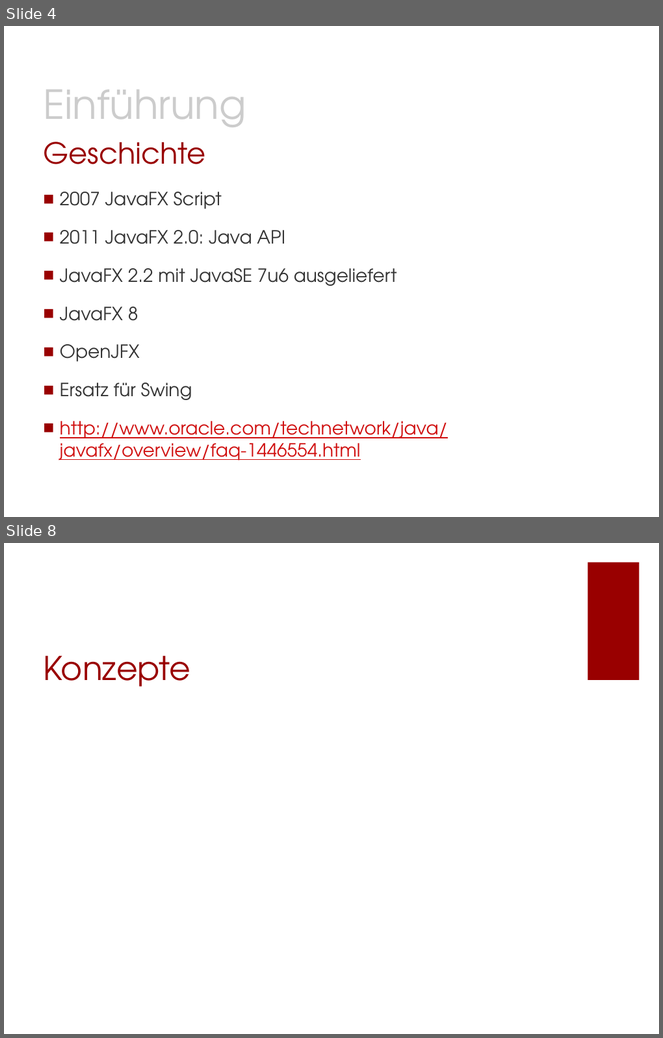
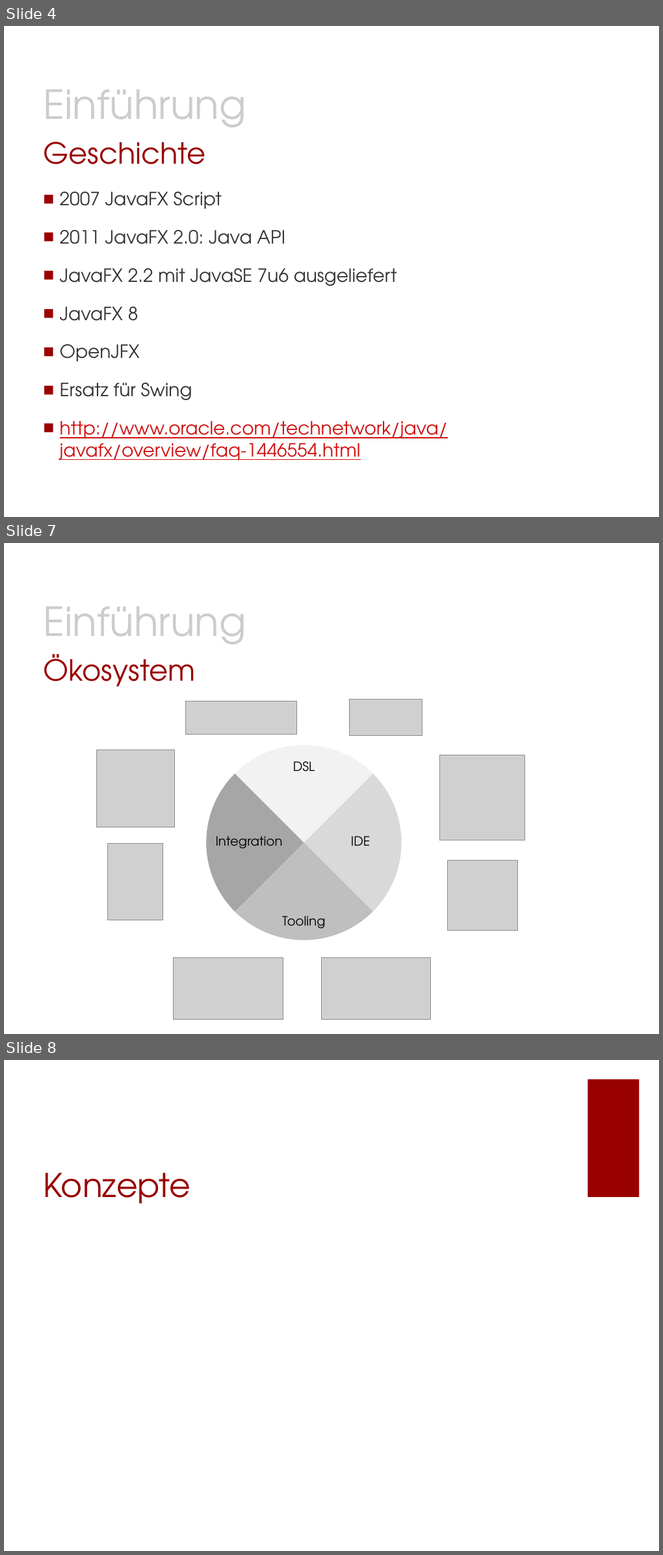
Before and after one commit to Morkunas/jfxusergroup, a slide deck: JavaFX-UserGroup.pptx. Shown one above the other, each under a label of ours: slides 4 and 8 before the commit, slides 4, 7 and 8 after it; the slides between them are not shown. The pictures are 663x1038 and 663x1555 pixels, drawn with LibreOffice and Linux fonts; fonts in the diff are those of the drawing; grey boxes stand for pictures; background and template pictures are left out. Boxes give left, top, right and bottom in pixels: in the first picture for what was removed or moved away, otherwise in the second. Text is boxed around its words. In the diff, an @@ line names an element or a change of style, - is before the commit and + after.

```diff
--- a/JavaFX-UserGroup.pptx
+++ b/JavaFX-UserGroup.pptx
@@ slide 7 added at box(4, 543, 659, 1034), background #FFFFFF @@
@@ text added at box(43, 607, 246, 655), 44 pt, text #CCCCCC @@
+Einführung
@@ title added at box(43, 654, 195, 687), 32 pt, text #990000 @@
+Ökosystem
@@ picture added at box(185, 701, 297, 734) @@
@@ picture added at box(350, 700, 423, 735) @@
@@ pie chart added at box(147, 736, 461, 950) @@
+categories: 1, 2, 3, 4
+Series 1: 25, 25, 25, 25
@@ picture added at box(96, 750, 174, 828) @@
@@ picture added at box(440, 756, 525, 841) @@
@@ text added at box(293, 761, 315, 772), 14 pt, text #000000 @@
+DSL
@@ picture added at box(107, 844, 163, 921) @@
@@ text added at box(216, 836, 283, 849), 14 pt, text #000000 @@
+Integration
@@ text added at box(351, 836, 371, 846), 14 pt, text #000000 @@
+IDE
@@ picture added at box(447, 861, 518, 931) @@
@@ text added at box(282, 916, 325, 928), 14 pt, text #000000 @@
+Tooling
@@ picture added at box(173, 958, 282, 1019) @@
@@ picture added at box(321, 958, 430, 1019) @@
```
Also in this commit, not shown: 3 slides changed, 1 slide removed.
